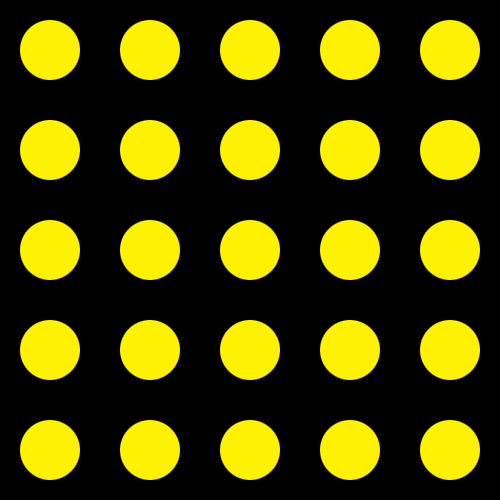
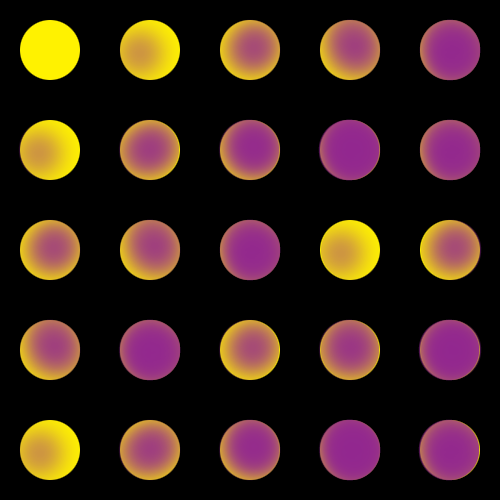
Layered file, before and after one edit (w=500, h=500). Changes by layer:
showed "Layer 2 copy 3" over <box>19,319,181,381</box>
showed "Layer 2 copy 2" over <box>19,219,281,281</box>
showed "Layer 2 copy" over <box>18,119,380,181</box>
added layer "Layer 2 copy 5" above "Layer 2 copy 9" over <box>320,219,482,281</box>
added layer "Layer 2 copy 9" above "Layer 2 copy 8" over <box>119,119,481,181</box>
added layer "Layer 2 copy 8" above "Layer 2 copy 7" over <box>118,419,480,481</box>
added layer "Layer 2 copy 7" above "Layer 2 copy 6" over <box>118,319,480,381</box>
added layer "Layer 2 copy 6" above "Layer 2 copy 4" over <box>19,419,381,481</box>
added layer "Layer 2 copy 4" above "Layer 2" over <box>320,319,482,381</box>
showed "Layer 2" over <box>119,19,481,81</box>
